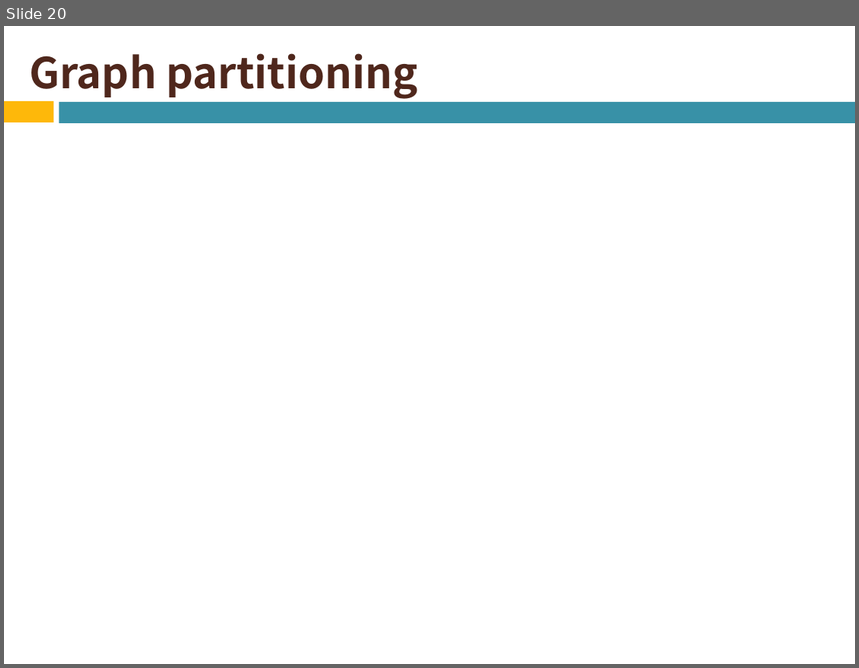
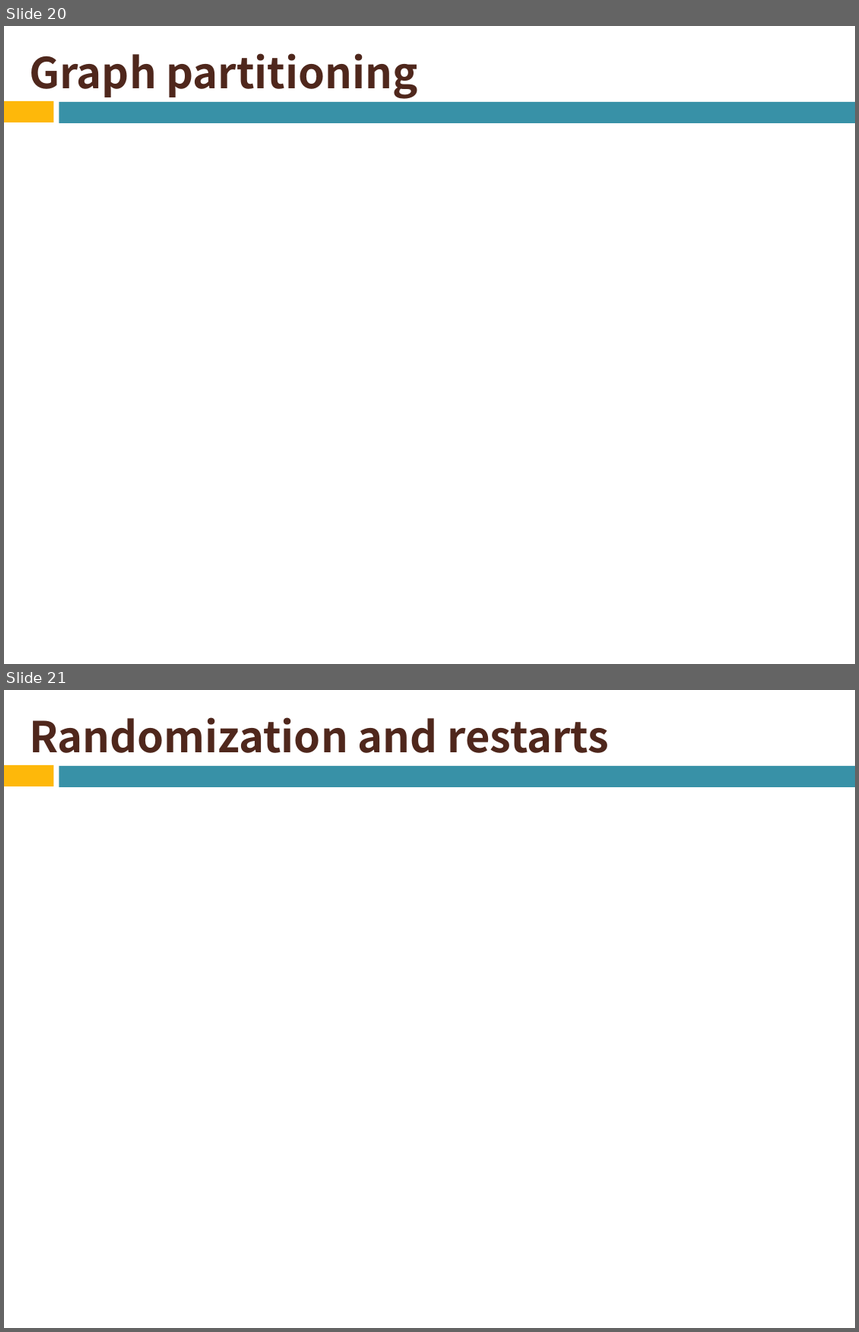
Before and after one commit to naruse-takamasa/seminar, a slide deck: slide/CopingWithNPCompleteness2.potx. Shown one above the other, each under a label of ours: slide 20 before the commit, slides 20 and 21 after it. The pictures are 859x668 and 859x1332 pixels, drawn with LibreOffice and Linux fonts; fonts in the diff are those of the drawing; grey boxes stand for pictures. Boxes give left, top, right and bottom in pixels: in the first picture for what was removed or moved away, otherwise in the second. Text is boxed around its words. In the diff, an @@ line names an element or a change of style, - is before the commit and + after.

Commit message:
random と焼きなましのスライド追加

```diff
--- a/slide/CopingWithNPCompleteness2.potx
+++ b/slide/CopingWithNPCompleteness2.potx
@@ slide 21 added at (4, 690, 855, 1328), background #FFFFFF; not listed: 2 template elements that a slide beside it also shows @@
@@ title added at (29, 717, 609, 753), 36 pt, text #4F271C, bold @@
+Randomization and restarts
```
Also in this commit, not shown: 12 other slides added.
